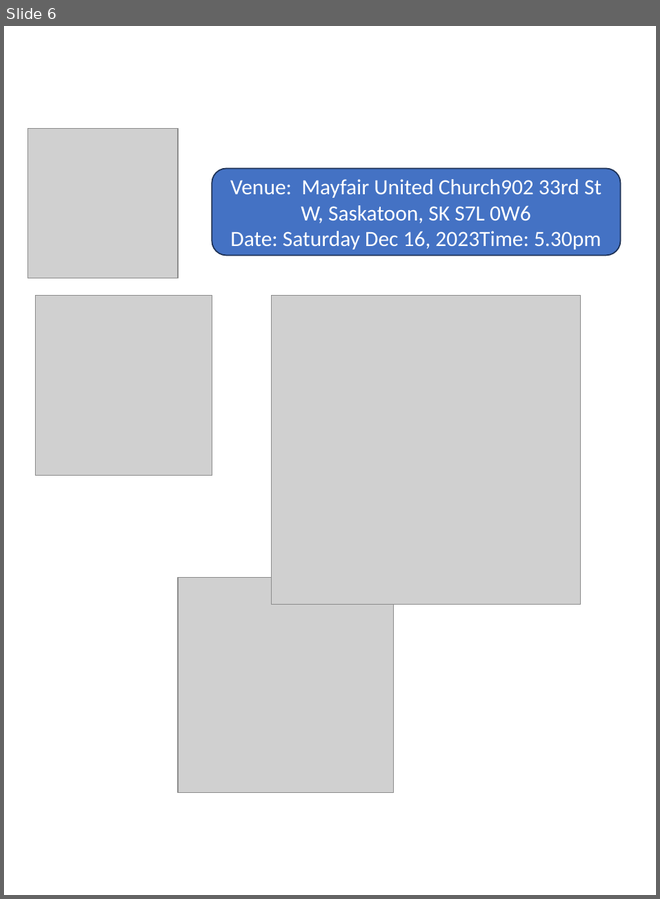
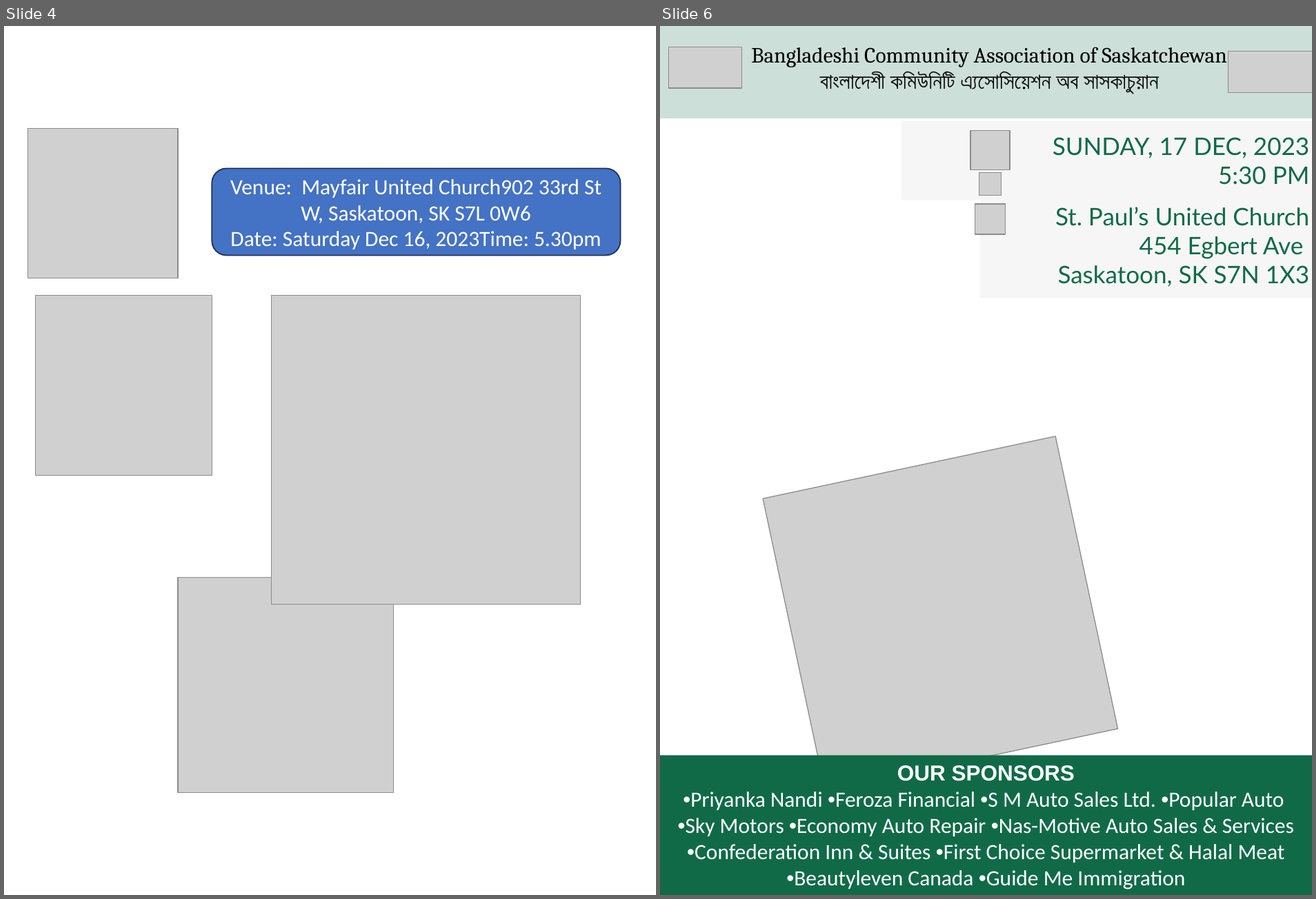
Before and after one commit to alimul-khan/BCAS_16_DEC, a slide deck: Poster.pptx. Shown side by side, each under a label of ours: slide 6 before the commit, slides 4 and 6 after it; the slides between them are not shown. The pictures are 660x899 and 1316x899 pixels, drawn with LibreOffice and Linux fonts; fonts in the diff are those of the drawing; grey boxes stand for pictures; background and template pictures are left out. Boxes give left, top, right and bottom in pixels: in the first picture for what was removed or moved away, otherwise in the second. Text is boxed around its words. In the diff, an @@ line names an element or a change of style, - is before the commit and + after.

```diff
--- a/Poster.pptx
+++ b/Poster.pptx
@@ slide 6 added at box(660, 26, 1312, 895), background picture (left out) @@
@@ rectangle added at box(660, 26, 1312, 120), fill #FFFFFF @@
@@ rectangle added at box(660, 26, 1312, 118), fill #106A48 at 21% opacity, 18 pt, text #000000 @@
+Bangladeshi Community Association of Saskatchewan
+বাংলাদেশী কমিউনিটি এ্যসোসিয়েশন অব সাসকাচুয়ান
@@ picture added at box(669, 47, 741, 87) @@
@@ picture added at box(1229, 52, 1312, 93) @@
@@ rounded rectangle added at box(901, 121, 1312, 200), fill #F6F6F6, 20 pt, text #106A48 @@
+SUNDAY, 17 DEC, 2023
+5:30 PM
@@ picture added at box(970, 130, 1010, 170) @@
@@ picture added at box(979, 173, 1002, 196) @@
@@ rounded rectangle added at box(980, 191, 1312, 297), fill #F6F6F6, 20 pt, text #106A48 @@
+St. Paul’s United Church
+454 Egbert Ave
+Saskatoon, SK S7N 1X3
@@ picture added at box(975, 204, 1005, 234) @@
@@ picture added at box(763, 437, 1117, 791) @@
@@ rectangle added at box(660, 755, 1312, 895), fill #106A48, 18 pt, text #FFFFFF @@
+OUR SPONSORS
+•Priyanka Nandi •Feroza Financial •S M Auto Sales Ltd. •Popular Auto
+•Sky Motors •Economy Auto Repair •Nas-Motive Auto Sales & Services •Confederation Inn & Suites •First Choice Supermarket & Halal Meat •Beautyleven Canada •Guide Me Immigration
@@ what was slide 6 is now slide 4 @@
```
Also in this commit, not shown: 2 slides changed, 1 other slide added, 7 other files.
